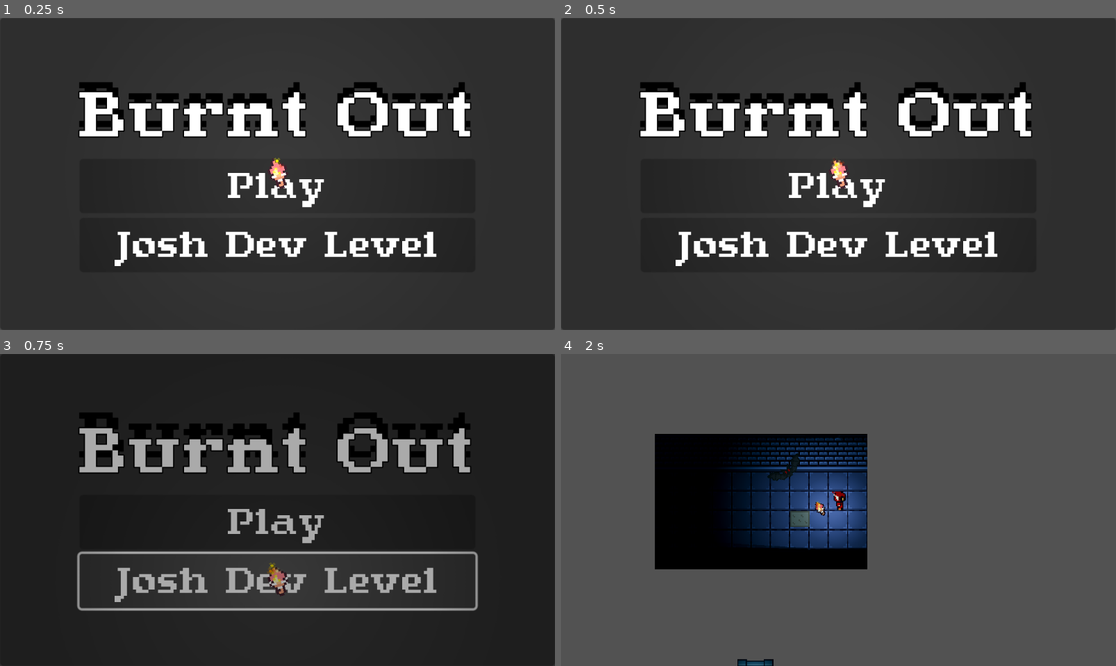
Above: before the commit, frames 1-4 (two rows, left to right).
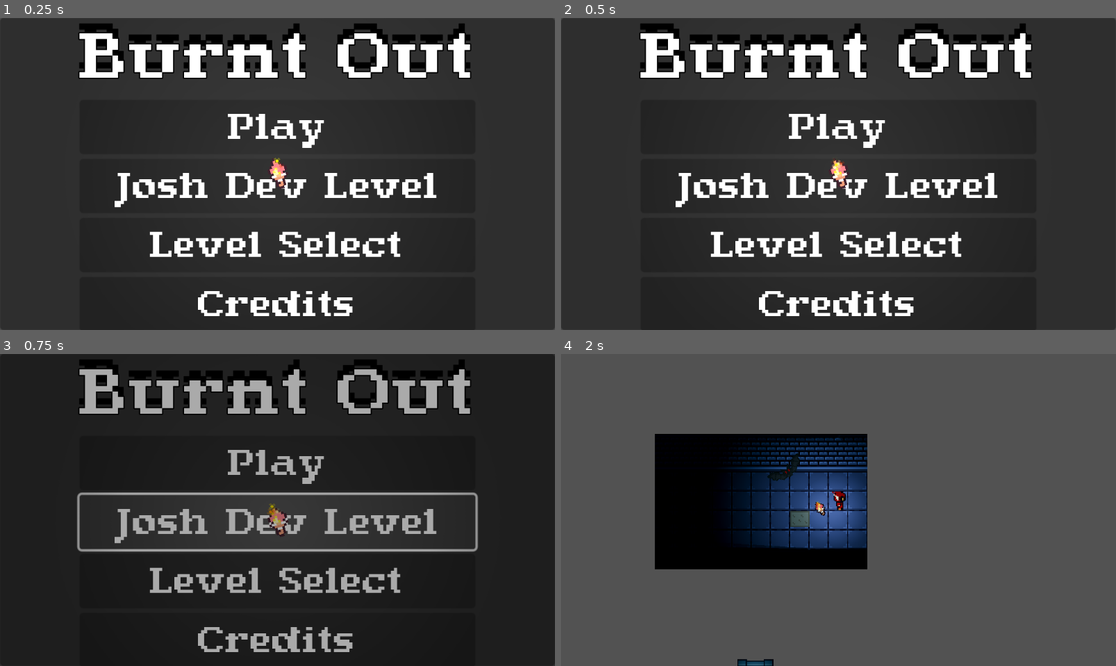
Above: after the commit, the same moments.

Repository: Utilityman/ZenoJam1
Game: Godot game, scene res://main.tscn
Two runs of this game, one before a commit and one after it. Both use one fixed random seed, a clock stepped at 60 frames per second and the inputs below. Sound files missing from this copy of the repository are replaced by a short silence.
Inputs (mouse positions are in pixels of both pictures, inside the frame that each line leads up to):
- Up to frame 1 (0.25 s): no input
- Up to frame 2 (0.5 s): no input
- Up to frame 3 (0.75 s): click "Josh Dev Level" at 0.5 s
- Up to frame 4 (2 s): tap Enter (DEV_RESET) at 1.25 s; move the mouse to (960, 494) at 1.27 s; hold D (MOVE_RIGHT) from 1.28 s (still down); tap Q (DROP_TORCH) at 1.35 s; click (960, 494) at 1.42 s

The runs differ from the first frame. In frame 1, 19% of the frame differs, in the area x 14-85%, y 1-96%; in frame 2, 19%; in frame 3, 23%, in the area x 13-87%, y 1-96%; in frame 4, nothing differs.

Commit message:
main menu changes

Diff:
--- a/main.gd
+++ b/main.gd
@@ -21,6 +21,7 @@
 	SceneTransition.change_scene(first_level)
 
 func _on_josh_button_pressed ():
+	Input.mouse_mode = Input.MOUSE_MODE_VISIBLE
 	SceneTransition.change_scene(josh_level)
 
 func _process(_delta: float) -> void:
--- a/main.tscn
+++ b/main.tscn
@@ -29,21 +29,28 @@
 grow_horizontal = 2
 grow_vertical = 2
 
-[node name="HBoxContainer" type="VBoxContainer" parent="Panel"]
+[node name="MarginContainer" type="MarginContainer" parent="Panel"]
 layout_mode = 1
 anchors_preset = 8
 anchor_left = 0.5
 anchor_top = 0.5
 anchor_right = 0.5
 anchor_bottom = 0.5
-offset_left = -20.0
-offset_top = -20.0
-offset_right = 20.0
-offset_bottom = 20.0
+offset_left = -165.0
+offset_top = -130.5
+offset_right = 165.0
+offset_bottom = 130.5
 grow_horizontal = 2
 grow_vertical = 2
+theme_override_constants/margin_left = 100
+theme_override_constants/margin_top = 100
+theme_override_constants/margin_right = 100
+theme_override_constants/margin_bottom = 100
 
-[node name="TitleLabel" type="Label" parent="Panel/HBoxContainer"]
+[node name="HBoxContainer" type="VBoxContainer" parent="Panel/MarginContainer"]
+layout_mode = 2
+
+[node name="TitleLabel" type="Label" parent="Panel/MarginContainer/HBoxContainer"]
 unique_name_in_owner = true
 layout_mode = 2
 theme_override_colors/font_shadow_color = Color(0, 0, 0, 1)
@@ -56,15 +63,23 @@
 horizontal_alignment = 1
 vertical_alignment = 1
 
-[node name="PlayButton" type="Button" parent="Panel/HBoxContainer"]
+[node name="PlayButton" type="Button" parent="Panel/MarginContainer/HBoxContainer"]
 unique_name_in_owner = true
 layout_mode = 2
 text = "Play"
 
-[node name="JoshLevel" type="Button" parent="Panel/HBoxContainer"]
+[node name="JoshLevel" type="Button" parent="Panel/MarginContainer/HBoxContainer"]
 unique_name_in_owner = true
 layout_mode = 2
 text = "Josh Dev Level"
+
+[node name="LevelSelect" type="Button" parent="Panel/MarginContainer/HBoxContainer"]
+layout_mode = 2
+text = "Level Select"
+
+[node name="CreditsButton" type="Button" parent="Panel/MarginContainer/HBoxContainer"]
+layout_mode = 2
+text = "Credits"
 
 [node name="Torch" parent="." instance=ExtResource("5_tjywn")]
 position = Vector2(569, 366)
